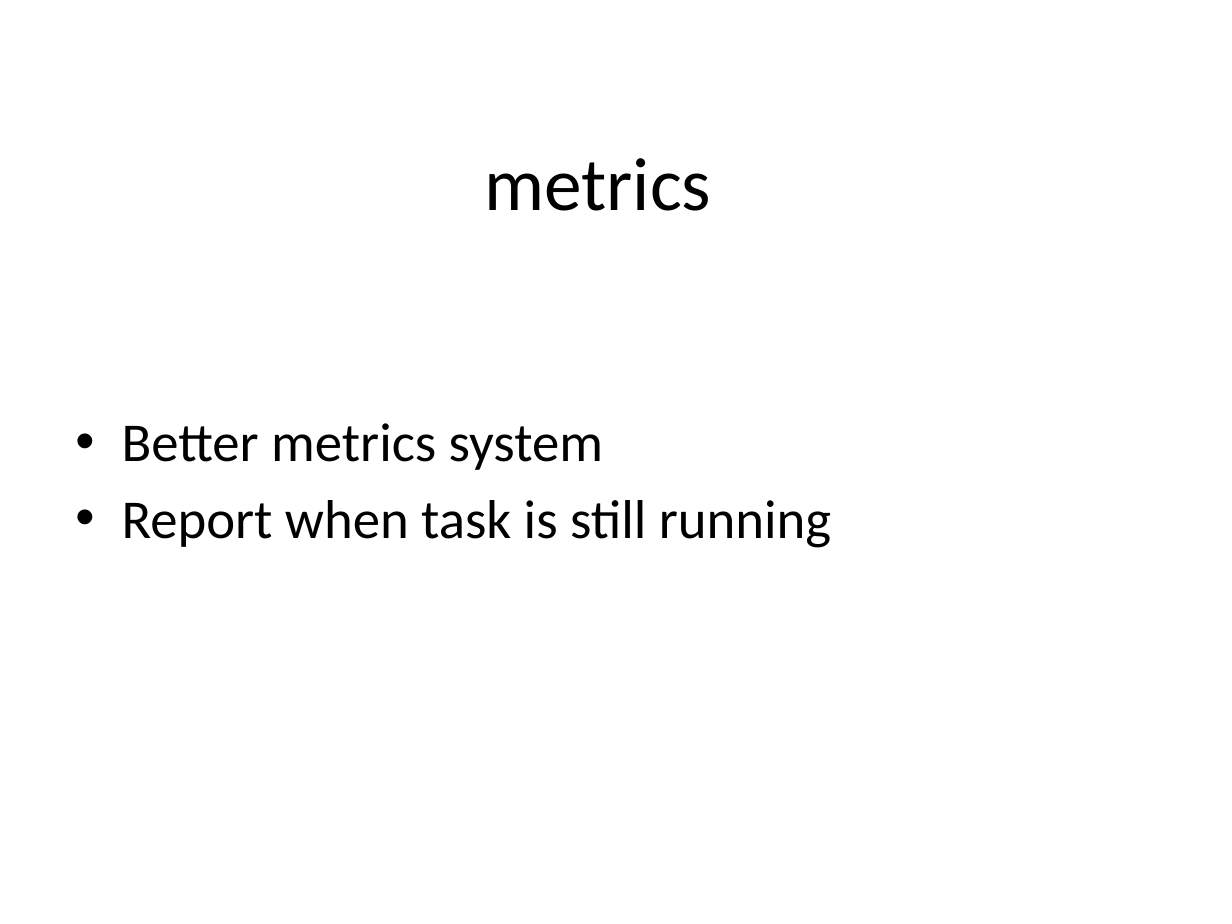
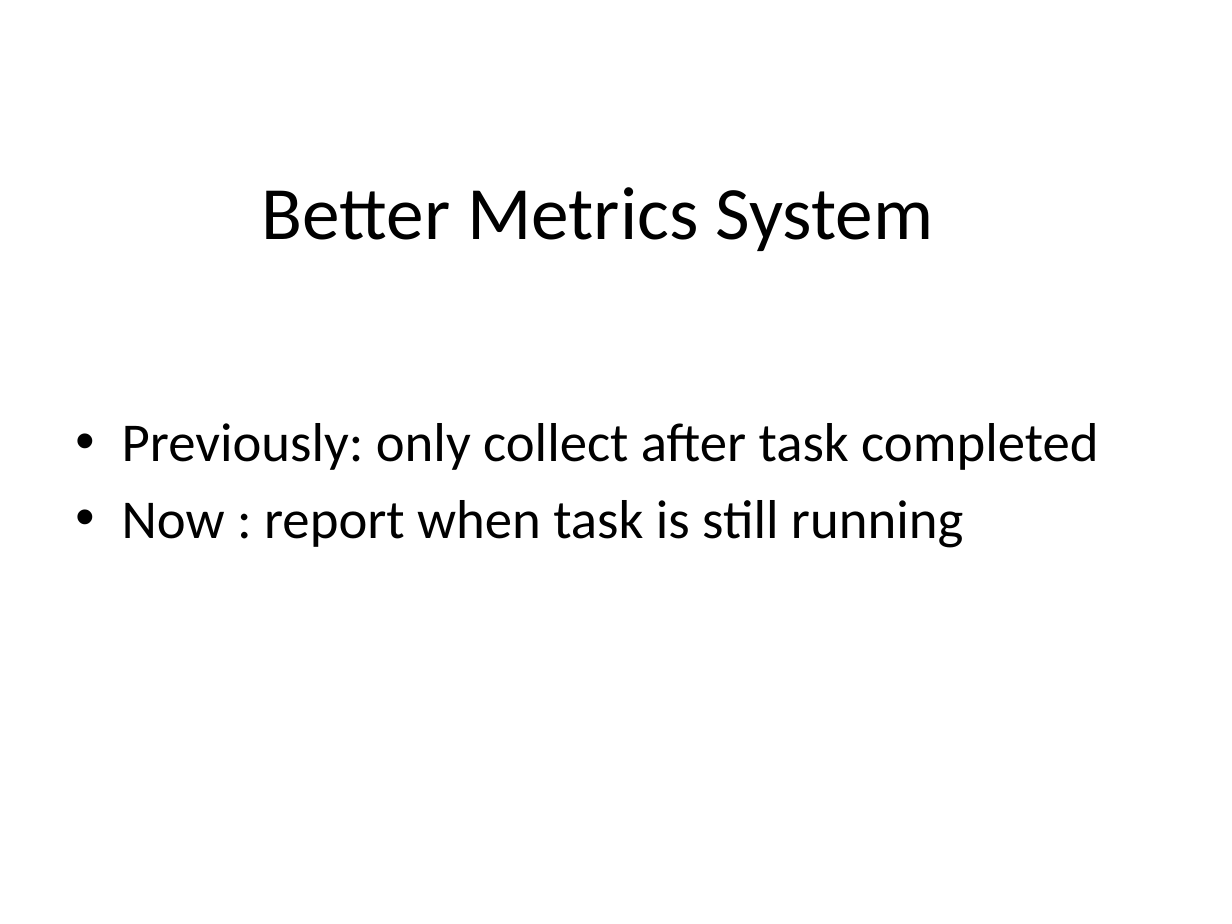
Before and after one commit to CrazyJvm/myslide, a slide deck: slide 16 of SACC2014/SACC2014.pptx. Drawn at 1232x924 pixels with LibreOffice and Linux fonts; fonts in the diff are those of the drawing; background and template pictures are left out. Boxes give left, top, right and bottom in pixels: in the first picture for what was removed or moved away, otherwise in the second. Text is boxed around its words. In the diff, an @@ line names an element or a change of style, - is before the commit and + after.

Commit message:
modify metrics

```diff
--- a/SACC2014/SACC2014.pptx
+++ b/SACC2014/SACC2014.pptx
@@ title at bbox=[262, 187, 934, 251]: text changed @@
-metrics
+Better Metrics System
@@ text at bbox=[122, 423, 1098, 548]: text changed @@
-• Better metrics system
-• Report when task is still running
+• Previously: only collect after task completed
+• Now : report when task is still running
```
